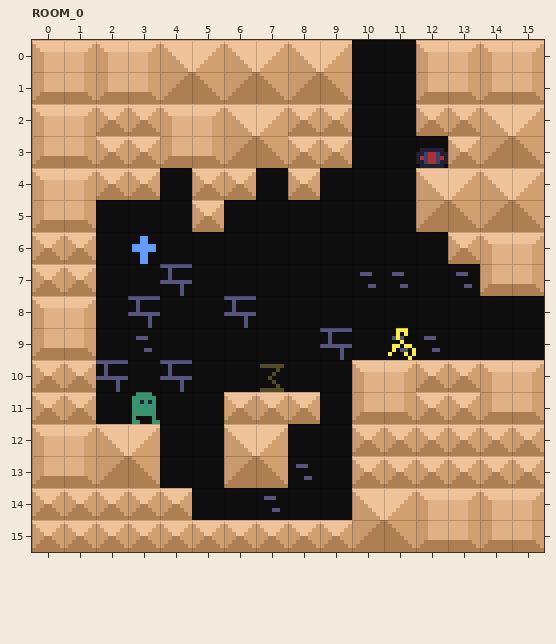
An edit to a level. LDtk project, assets/levels/world.ldtk. The picture above was drawn from the file before the commit.
Cells are 8x8 px. Shown: ROOM_0 x 0..15, y 0..15.
And afterwards:
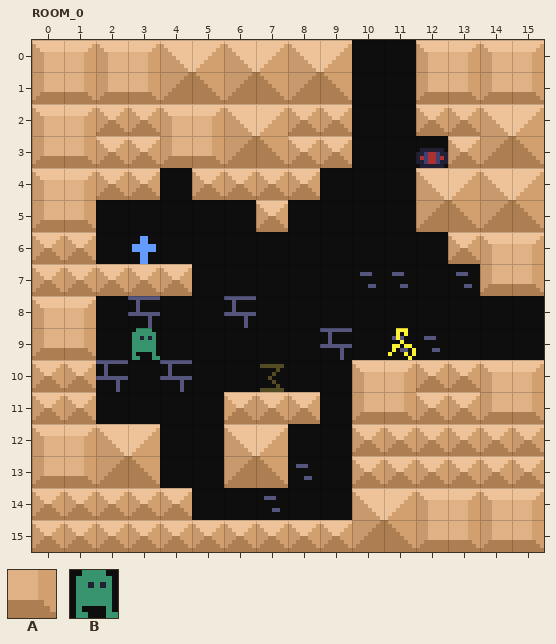
Key: from "GRID": A 1 "WALL"; from "PLAYER": B 0.
_ is an empty cell.
Objects are placed by their top-left corner, in cells (3,4 is the top-left corner of cell 3,4); size is 1x1 cell unless given.
The commit says: wip: player movement
Edits made:
Layer "GRID":
y 4: x 7 _ -> A
y 5: x 5 A -> _; x 7 _ -> A
y 7: x 2..4 ___ -> AAA
Layer "ENTITIES":
changed: B "PLAYER" at 3,11 -> B "PLAYER" at 3,9
